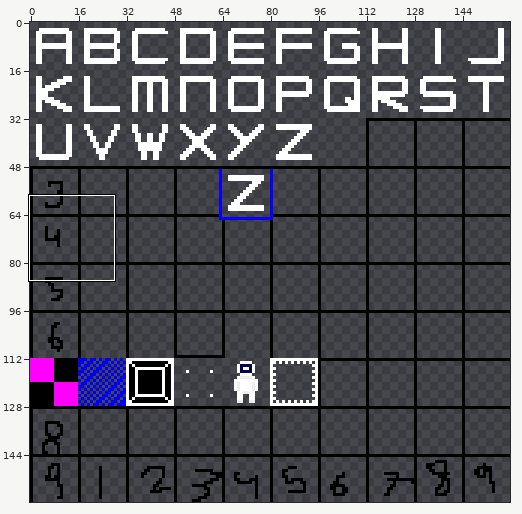
Sprite sheet, stored at res/spritesheet.png. Above, an overview of the earlier version with the close-up marked.
Close-up. The starting point:
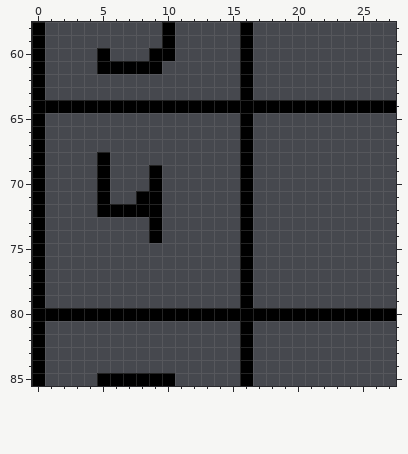
The file is 160x160 pixels. Shown: x 0..27, y 58..85.
Once edited:
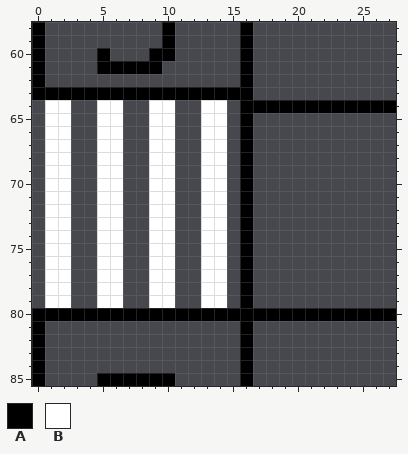
Palette (. is transparent): A #000000  B #ffffff
Edits made:
@@ x 0..17 @@
 62 A...............A.
-63 A...............A.
-64 AAAAAAAAAAAAAAAAAA
-65 A...............A.
-66 A...............A.
-67 A...............A.
-68 A....A..........A.
-69 A....A...A......A.
-70 A....A...A......A.
-71 A....A..AA......A.
-72 A....AAAAA......A.
-73 A........A......A.
-74 A........A......A.
-75 A...............A.
-76 A...............A.
-77 A...............A.
-78 A...............A.
-79 A...............A.
+63 AAAAAAAAAAAAAAAAA.
+64 .BB..BB..BB..BB.AA
+65 .BB..BB..BB..BB.A.
+66 .BB..BB..BB..BB.A.
+67 .BB..BB..BB..BB.A.
+68 .BB..BB..BB..BB.A.
+69 .BB..BB..BB..BB.A.
+70 .BB..BB..BB..BB.A.
+71 .BB..BB..BB..BB.A.
+72 .BB..BB..BB..BB.A.
+73 .BB..BB..BB..BB.A.
+74 .BB..BB..BB..BB.A.
+75 .BB..BB..BB..BB.A.
+76 .BB..BB..BB..BB.A.
+77 .BB..BB..BB..BB.A.
+78 .BB..BB..BB..BB.A.
+79 .BB..BB..BB..BB.A.
 80 AAAAAAAAAAAAAAAAAA
Changed places in both close-ups, as pixel boxes (x1, y1, x2, y2):
changed: (32, 87, 240, 308)
